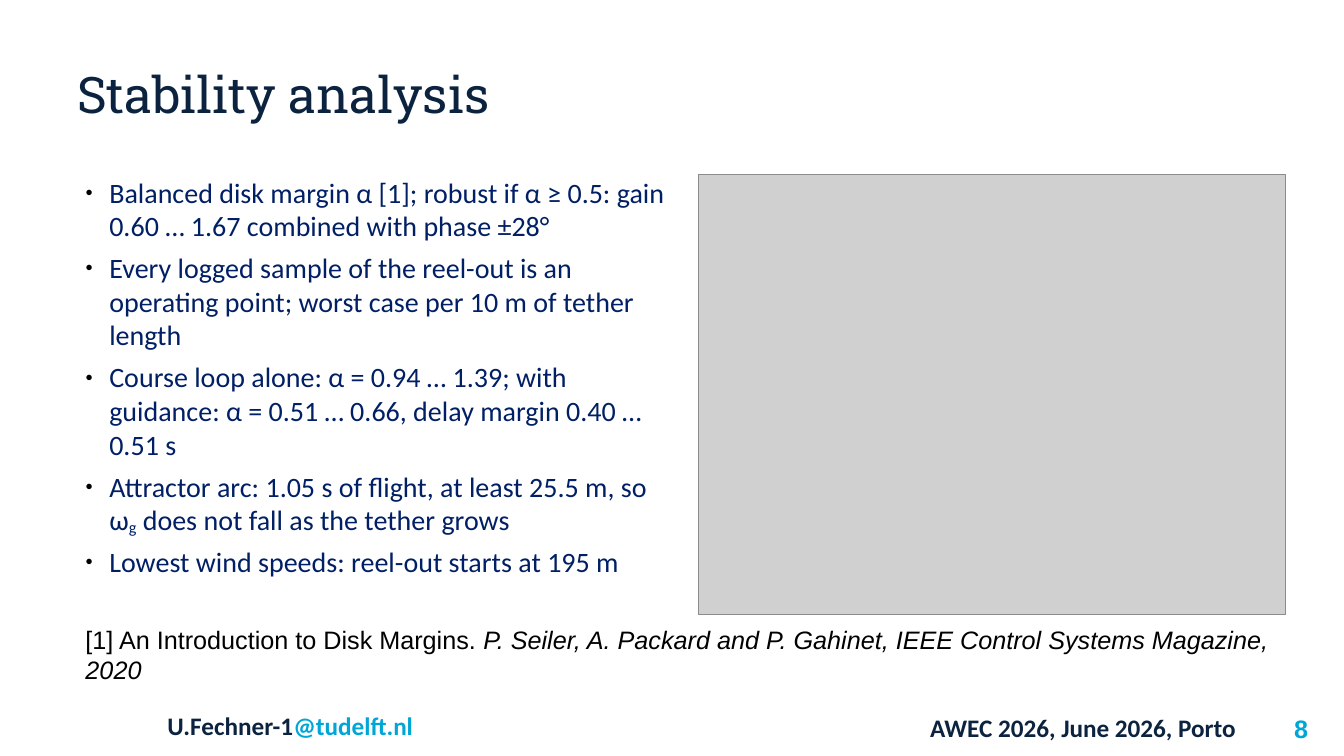
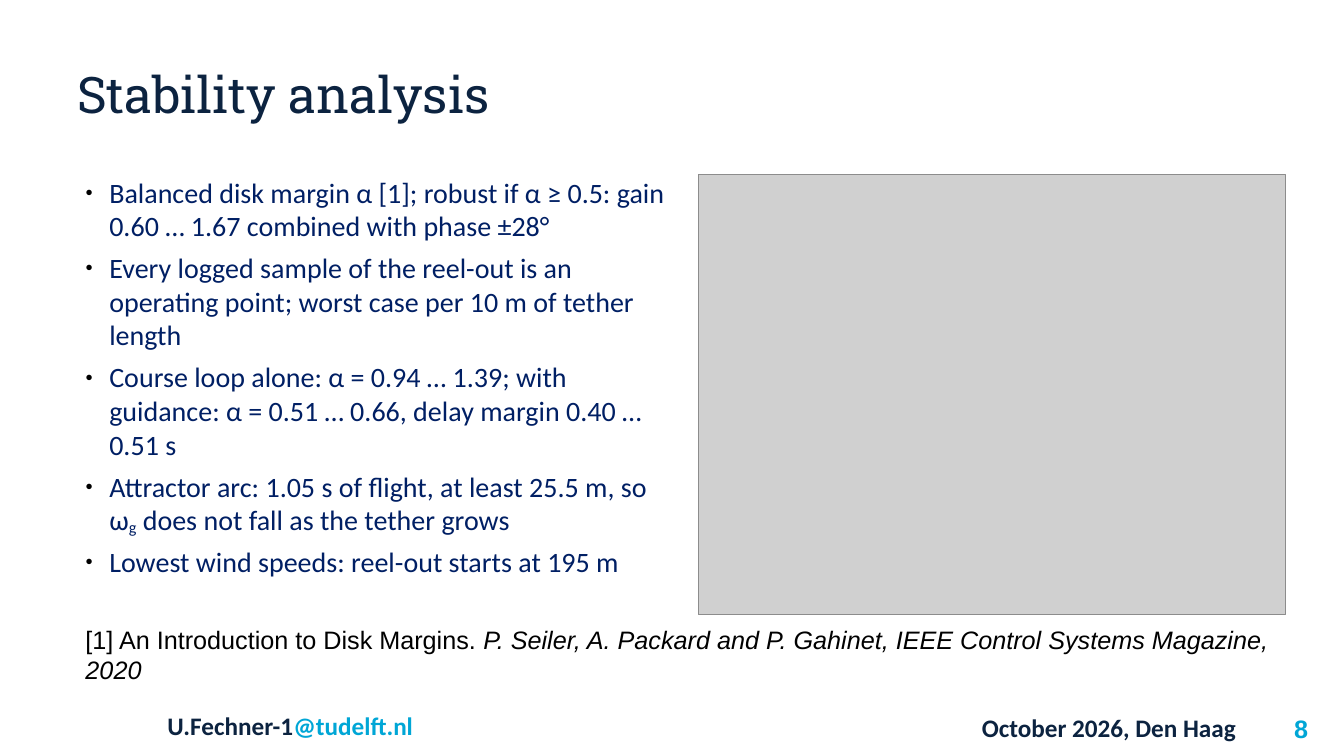
Before and after one commit to OpenSourceAWE/SimpleKiteControllers.jl, a slide deck: slide 8 of presentation/Robust_kite_control_Fechner.odp. Drawn at 1344x756 pixels with LibreOffice and Linux fonts; fonts in the diff are those of the drawing; grey boxes stand for pictures; background and template pictures are left out. Boxes give left, top, right and bottom in pixels: in the first picture for what was removed or moved away, otherwise in the second. Text is boxed around its words. In the diff, an @@ line names an element or a change of style, - is before the commit and + after.

```diff
--- a/presentation/Robust_kite_control_Fechner.odp
+++ b/presentation/Robust_kite_control_Fechner.odp
@@ text at (982,719,1236,742): text changed @@
-AWEC 2026, June 2026, Porto
+October 2026, Den Haag
```
Also in this commit, not shown: 10 other slides changed.
